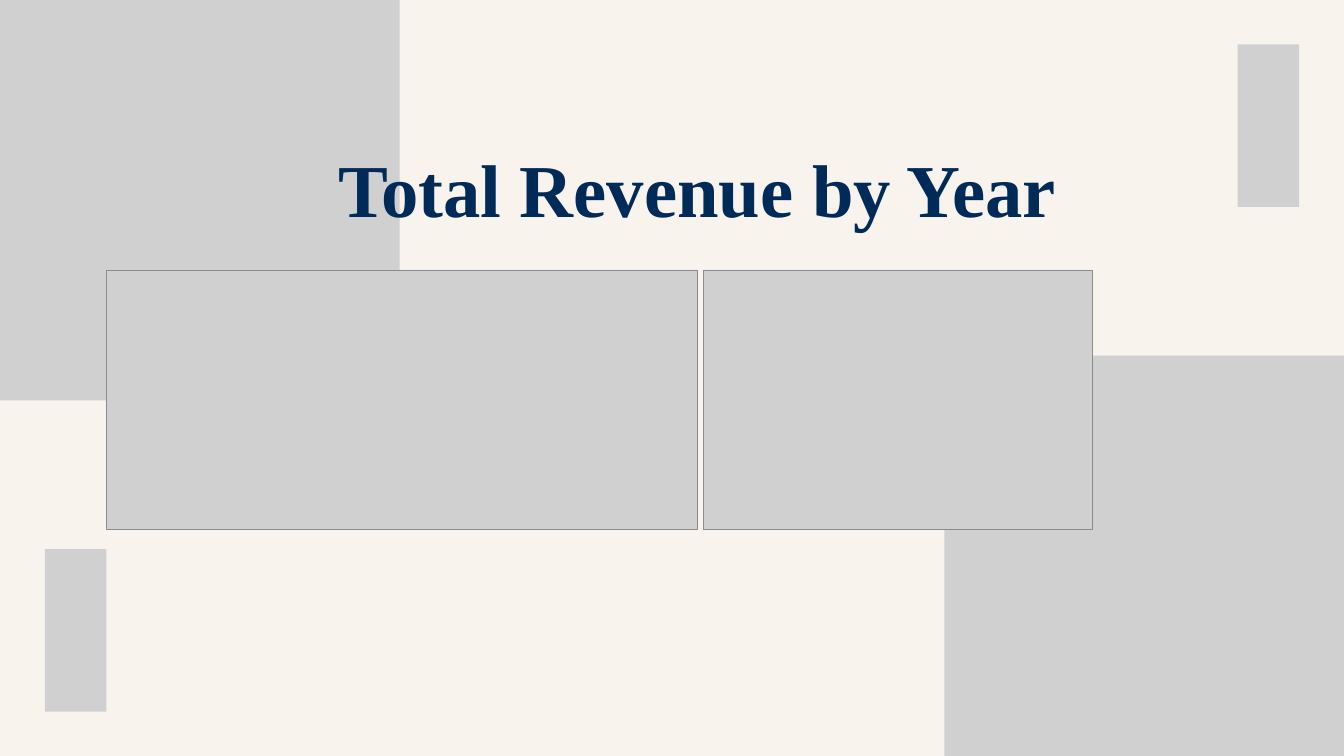
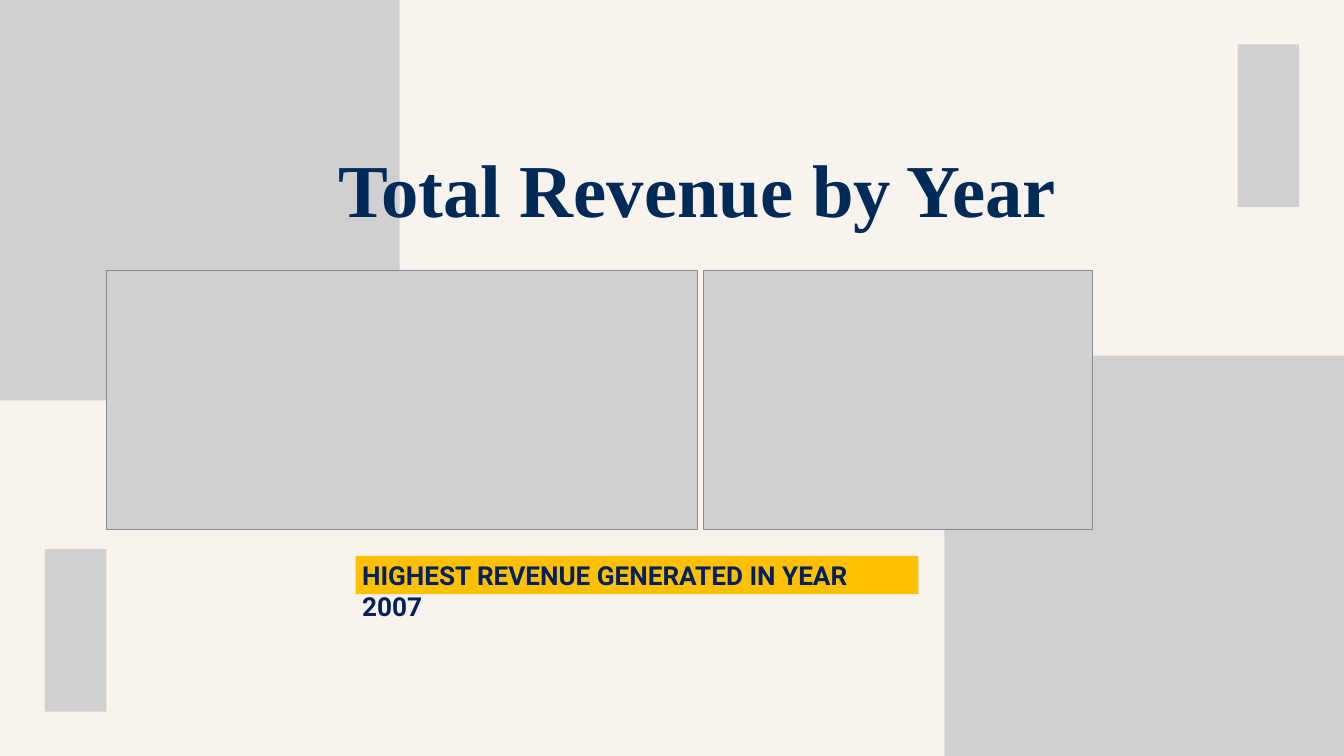
Before and after one commit to krupadalal/Flipkart-SQL-Sales-Analysis, a slide deck: slide 22 of flipkart_ppt.pptx. Drawn at 1344x756 pixels with LibreOffice and Linux fonts; fonts in the diff are those of the drawing; grey boxes stand for pictures. Boxes give left, top, right and bottom in pixels: in the first picture for what was removed or moved away, otherwise in the second. Text is boxed around its words. In the diff, an @@ line names an element or a change of style, - is before the commit and + after.

```diff
--- a/flipkart_ppt.pptx
+++ b/flipkart_ppt.pptx
@@ rectangle added at [355,556,919,594], fill #FFC000, 28 pt, text #002060, bold @@
+HIGHEST REVENUE GENERATED IN YEAR 2007
```
Also in this commit, not shown: 13 other slides changed.
